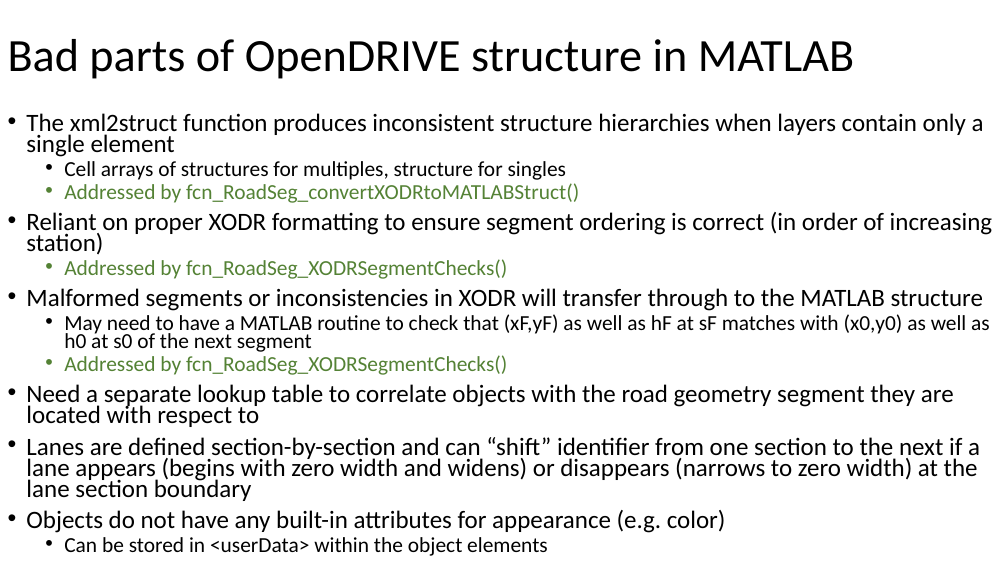
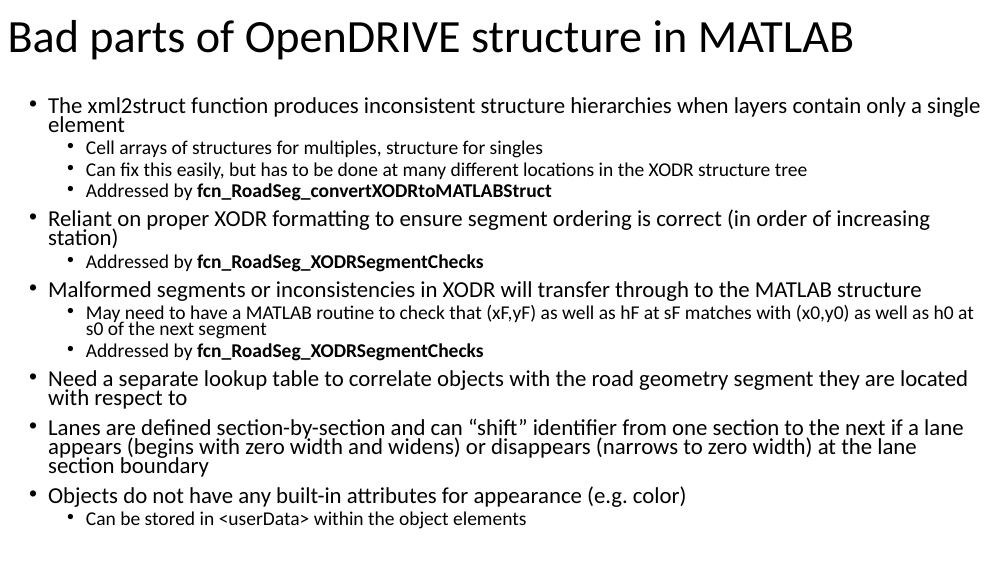
Before and after one commit to ivsg-psu/PathPlanning_MapTools_ParseXODR, a slide deck: slide 6 of Documents/OpenDRIVE-MATLAB.pptx. Drawn at 1008x567 pixels with LibreOffice and Linux fonts; fonts in the diff are those of the drawing. Boxes give left, top, right and bottom in pixels: in the first picture for what was removed or moved away, otherwise in the second. Text is boxed around its words. In the diff, an @@ line names an element or a change of style, - is before the commit and + after.

Commit message:
DOC: added more documentation for the overall library of functions related to conversion, plotting, and handling of OpenDRIVE data structures in MATLAB

```diff
--- a/Documents/OpenDRIVE-MATLAB.pptx
+++ b/Documents/OpenDRIVE-MATLAB.pptx
@@ title "Bad parts of OpenDRIVE structure ...": place and size @@
-title "Bad parts of OpenDRIVE structure ..." at [8, 39, 854, 79]
+title "Bad parts of OpenDRIVE structure ..." at [8, 20, 854, 60]
@@ text "The xml2struct function produces inconsistent ...": place and size @@
-text "The xml2struct function produces inconsistent ..." at [26, 113, 992, 556]
+text "The xml2struct function produces inconsistent ..." at [48, 97, 980, 529]
@@ text at [48, 97, 980, 529]: size 23.8 to 21.7 pt in "The xml2struct function produces inconsistent structure hier ...", "Reliant on proper XODR formatting to ensure ...", "Malformed segments or inconsistencies in XODR will ...", "Need a separate lookup table to correlate ..." and 2 more places; size 20.4 to 18.6 pt in "Cell arrays of structures for multiples, structure ...", "May need to have a MATLAB routine ...", "Can be stored in <userData> within the ..." @@
@@ text at [86, 162, 807, 201]: text changed; size 20.4 to 18.6 pt; text colour #548235 to #000000 @@
-  • Addressed by fcn_RoadSeg_convertXODRtoMATLABStruct()
+  • Can fix this easily, but has to be done at many different locations in the XODR structure tree
+  • Addressed by fcn_RoadSeg_convertXODRtoMATLABStruct
@@ text at [86, 254, 484, 272]: text changed; size 20.4 to 18.6 pt; text colour #548235 to #000000; bold on @@
-  • Addressed by fcn_RoadSeg_XODRSegmentChecks()
+  • Addressed by fcn_RoadSeg_XODRSegmentChecks
@@ text at [86, 343, 484, 361]: text changed; size 20.4 to 18.6 pt; text colour #548235 to #000000; bold on @@
-  • Addressed by fcn_RoadSeg_XODRSegmentChecks()
+  • Addressed by fcn_RoadSeg_XODRSegmentChecks
```
Also in this commit, not shown: 10 other slides changed, 10 slides added, 3 slides removed, 3 other files.
